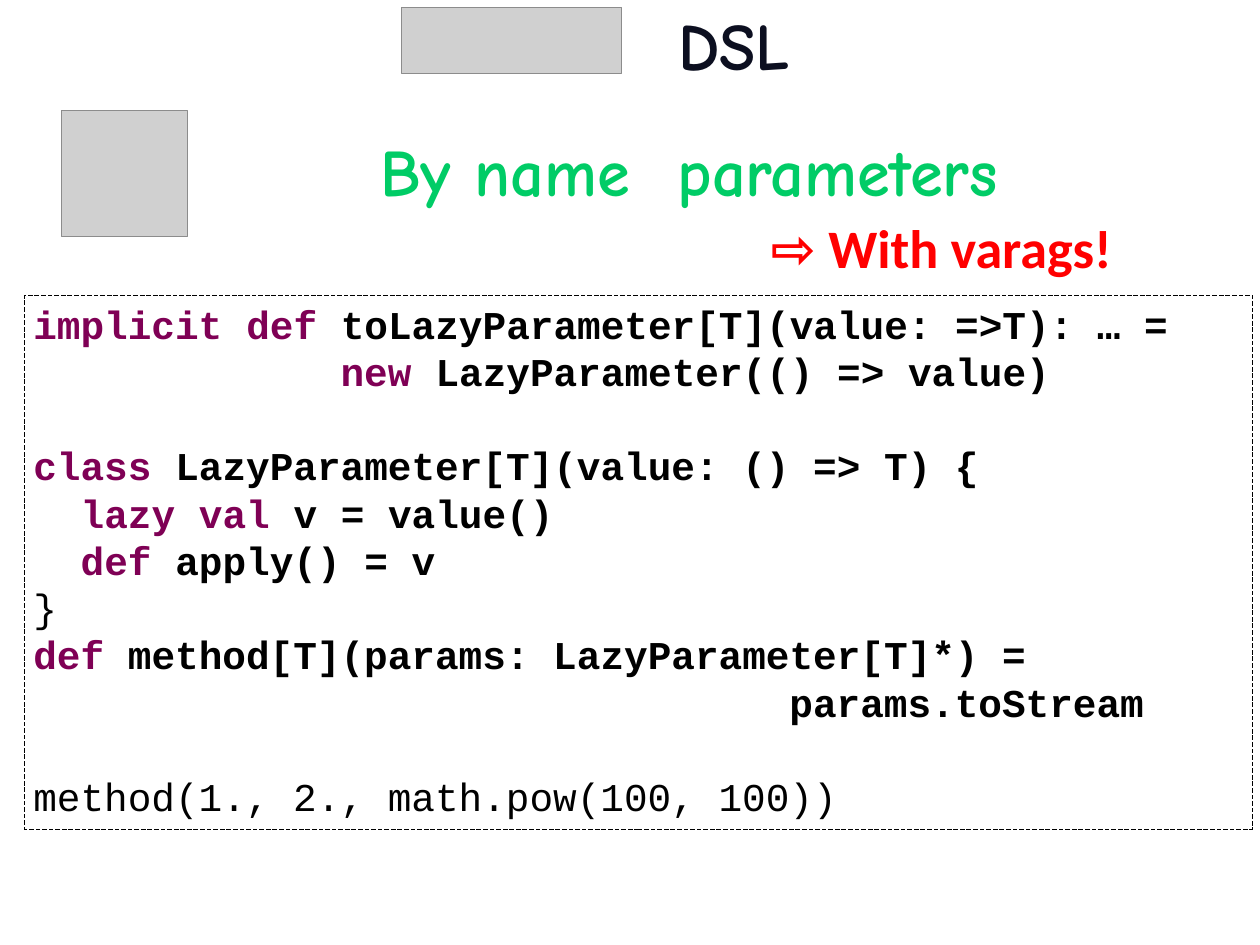
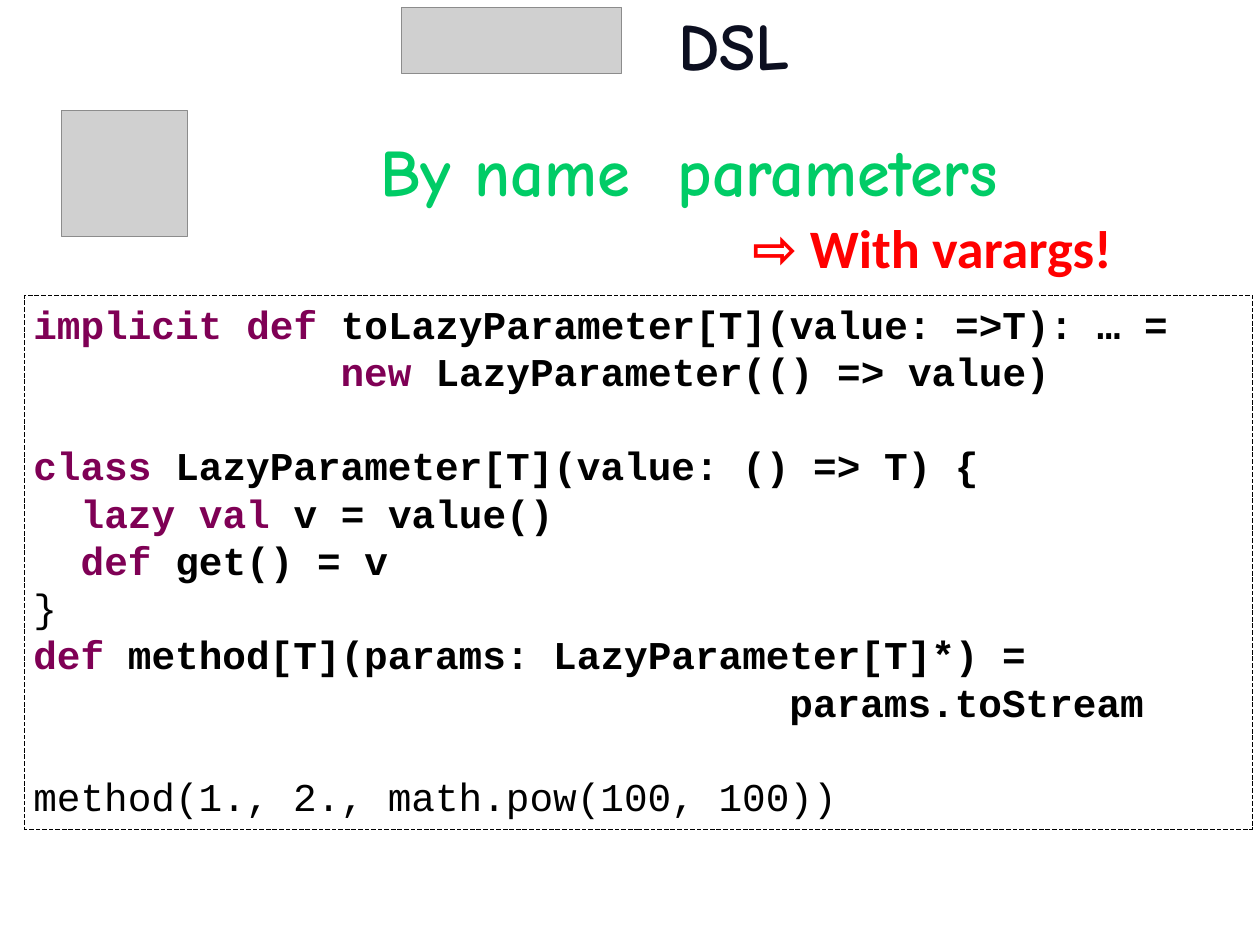
Before and after one commit to etorreborre/oscon-2010, a slide deck: slide 31 of src/main/resources/oscon_2010_specs.pptx. Drawn at 1260x945 pixels with LibreOffice and Linux fonts; fonts in the diff are those of the drawing; grey boxes stand for pictures; background and template pictures are left out. Boxes give left, top, right and bottom in pixels: in the first picture for what was removed or moved away, otherwise in the second. Text is boxed around its words. In the diff, an @@ line names an element or a change of style, - is before the commit and + after.

```diff
--- a/src/main/resources/oscon_2010_specs.pptx
+++ b/src/main/resources/oscon_2010_specs.pptx
@@ text at bbox=[810, 230, 1112, 277]: text changed @@
-⇨ With varags!
+⇨ With varargs!
@@ text in rectangle at bbox=[81, 547, 388, 584]: text changed @@
-def apply() = v
+def get() = v
```
Also in this commit, not shown: 1 other slide changed, 1 slide added, 1 other file.
